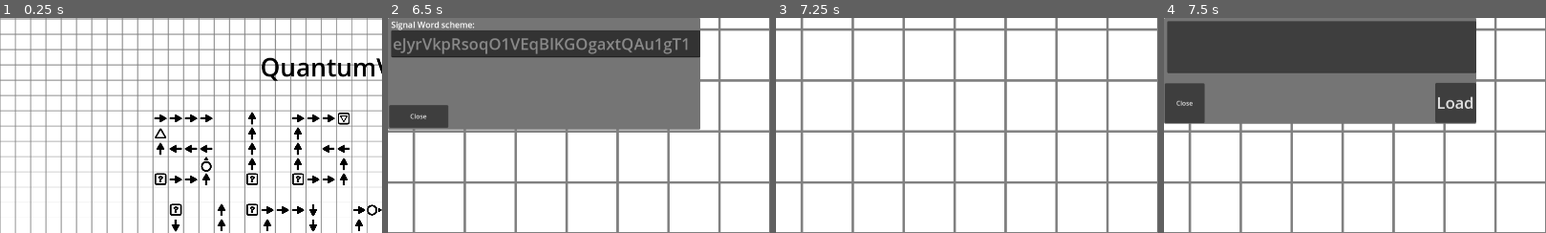
Above: before the commit, frames 1-4 (left to right).
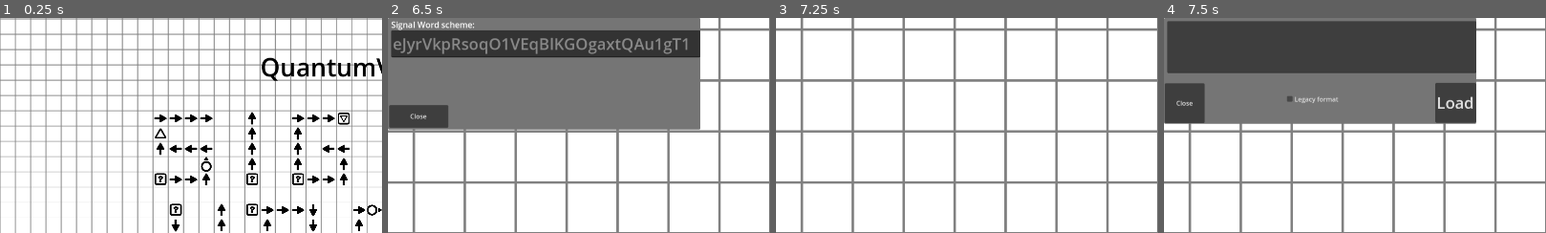
Above: after the commit, the same moments.

Repository: QuantumV2/SignalWorld
Game: Godot game, scene res://Scenes/TitleScreen.tscn
Two runs of this game, one before a commit and one after it. Both use one fixed random seed, a clock stepped at 60 frames per second and the inputs below.
Inputs (mouse positions are % of the whole screen's width and height, from its top left):
- Up to frame 1 (0.25 s): no input
- Up to frame 2 (6.5 s): click "START" at 0.5 s; tap Enter (enter) at 1.25 s; move the mouse to (72, 45) at 1.27 s; hold D (right) 1.28-2 s; hold Enter (enter) 1.28-2 s; click (72, 45) at 1.42 s; click "Wire" at 2 s; click "Right" at 2.75 s; click "Generator" at 3.5 s; click "Clear Grid" at 4.25 s; click "No Signal" at 5 s; click "Save" at 5.75 s
- Up to frame 3 (7.25 s): click "Pause" at 6.5 s
- Up to frame 4 (7.5 s): click "Load" at 7.25 s
The pictures show only the part of the screen within x 0-50%, y 0-50%; the shares and areas given below are measured in that part.

Frames 1-3 are identical in both runs. In frame 4, 0.2% of the frame differs, in the area x 32-46%, y 36-40%.

Commit message:
save format changes + fix logic gates flicker

Diff:
--- a/Scenes/game.tscn
+++ b/Scenes/game.tscn
@@ -344,13 +344,12 @@
 text = "Close"
 
 [node name="CheckBox" type="CheckBox" parent="OpenDialog/Control"]
-visible = false
 layout_mode = 0
 offset_left = 300.0
 offset_top = 184.355
 offset_right = 491.0
 offset_bottom = 215.355
-text = "Logic Arrows scheme"
+text = "Legacy format"
 
 [connection signal="mouse_entered" from="UI/Control/ColorRect" to="UI" method="_on_mouse_entered"]
 [connection signal="mouse_exited" from="UI/Control/ColorRect" to="UI" method="_on_mouse_exited"]
--- a/Scripts/GameHandler.gd
+++ b/Scripts/GameHandler.gd
@@ -122,24 +122,23 @@
 		var dir = dirs[i]
 		var nx = x + dir.x
 		var ny = y + dir.y
-
-		# Only consider cells pointing towards this cell
 		if is_valid_cell(nx, ny, curr_grid) and curr_grid[nx][ny]['rotation'] == (i * 90 + 180) % 360:
 			total_neighbors += 1
 			if curr_grid[nx][ny]['powered'] == 1:
 				powered_neighbors += 1
 
-	var output_dir = dirs[curr_cell['rotation'] / 90]
+	var output_dir = dirs[int(curr_cell['rotation'] / 90)]
 	var ox = x + output_dir.x
 	var oy = y + output_dir.y
 
-	if is_valid_cell(ox, oy, curr_grid) and curr_grid[ox][oy]['powered'] != 1 and powered_neighbors == total_neighbors:
-		next_grid[x][y]['powered'] = 3
-		next_grid[ox][oy]['powered'] = 3
+	if is_valid_cell(ox, oy, curr_grid) and powered_neighbors == total_neighbors:
+		next_grid[x][y]['powered'] = 1
+		next_grid[ox][oy]['powered'] = 1
 	else:
 		next_grid[x][y]['powered'] = 0
 
 	return next_grid
+
 func do_XOR_cell(curr_cell, x, y):
 	var powered_neighbors = 0
 	var dirs = [Vector2i.UP, Vector2i.RIGHT, Vector2i.DOWN, Vector2i.LEFT]
@@ -155,13 +154,13 @@
 			if curr_grid[nx][ny]['powered'] == 1:
 				powered_neighbors += 1
 
-	var output_dir = dirs[curr_cell['rotation'] / 90]
+	var output_dir = dirs[int(curr_cell['rotation'] / 90)]
 	var ox = x + output_dir.x
 	var oy = y + output_dir.y
 
-	if is_valid_cell(ox, oy, curr_grid) and curr_grid[ox][oy]['powered'] != 1 and powered_neighbors == 1:
-		next_grid[x][y]['powered'] = 3
-		next_grid[ox][oy]['powered'] = 3
+	if is_valid_cell(ox, oy, curr_grid) and powered_neighbors == 1:
+		next_grid[x][y]['powered'] = 1
+		next_grid[ox][oy]['powered'] = 1
 	else:
 		next_grid[x][y]['powered'] = 0
 
@@ -322,14 +321,25 @@
 	for x in range(curr_grid.size()):
 		for y in range(curr_grid[0].size()):
 			if curr_grid[x][y]['type'] != -1:
-				compresseddata['d'].append([[x,y], curr_grid[x][y]])
-			#else:
-				#compresseddata['e'].append([[x,y],curr_grid[x][y]['position']])
+				compresseddata['d'].append([[x,y], cell_to_array(curr_grid[x][y])])
 
 	var compressedstring = JSON.stringify(compresseddata)
 	return Marshalls.raw_to_base64(StringHelper.gzip_encode(compressedstring))
 
-func _on_open(_str) -> void:
+
+
+
+func array_to_cell(arr: Array) -> Dictionary:
+	return {
+		"position": StringHelper.string_to_vector2i(arr[0]),
+		"powered": arr[1],
+		"rotation": arr[2],
+		"type": arr[3],
+	}
+func cell_to_array(dict: Dictionary) -> Array:
+	return [dict['position'], dict['powered'], dict['rotation'], dict['type']]
+
+func legacy_format_open(_str):
 	var content = StringHelper.gzip_decode(Marshalls.base64_to_raw(_str)).get_string_from_utf8()
 
 	var json = JSON.new()
@@ -358,3 +368,34 @@
 		update_tiles(%CellMap, %ColorMap, next_grid)
 	else:
 		print("JSON Parse Error: ", json.get_error_message(), " in ", content, " at line ", json.get_error_line())
+func _on_open(_str) -> void:
+	if %OpenDialog.get_node("Control/CheckBox").button_pressed:
+		legacy_format_open(_str)
+		return
+	var content = StringHelper.gzip_decode(Marshalls.base64_to_raw(_str)).get_string_from_utf8()
+
+	var json = JSON.new()
+	var error = json.parse(content)
+
+	if error == OK:
+		var data = json.data
+		var json_size = data['s']
+		clear_tilemap()
+		curr_grid = []
+		curr_grid.resize(json_size[0])
+
+		for i in range(curr_grid.size()):
+			curr_grid[i] = []
+			curr_grid[i].resize(json_size[1])
+
+
+		for i in data['d']:
+			var cell = array_to_cell(i[1])
+			%CellMap.set_cell(cell['position'], 2, Global.CellTypesAtlCoords[int(cell['type'])], Global.RotationDict[int(cell['rotation'])])
+			%ColorMap.set_cell(cell['position'], 2, Global.PowerTypesAtl[int(cell['powered'])], 0)
+
+		curr_grid = create_tilemap_array(%CellMap, %ColorMap)
+		next_grid = curr_grid.duplicate(true)
+		update_tiles(%CellMap, %ColorMap, next_grid)
+	else:
+		print("JSON Parse Error: ", json.get_error_message(), " in ", content, " at line ", json.get_error_line())
